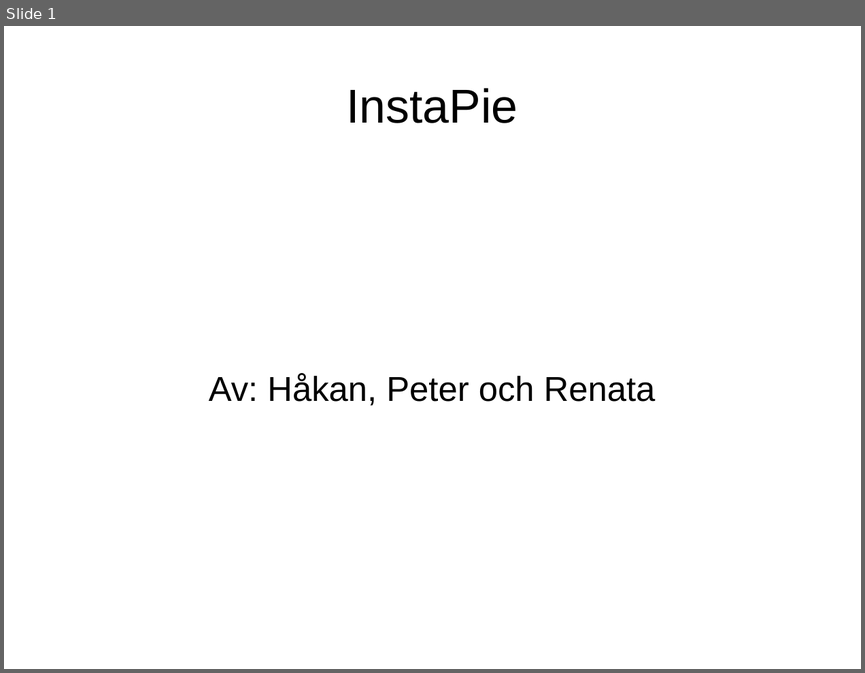
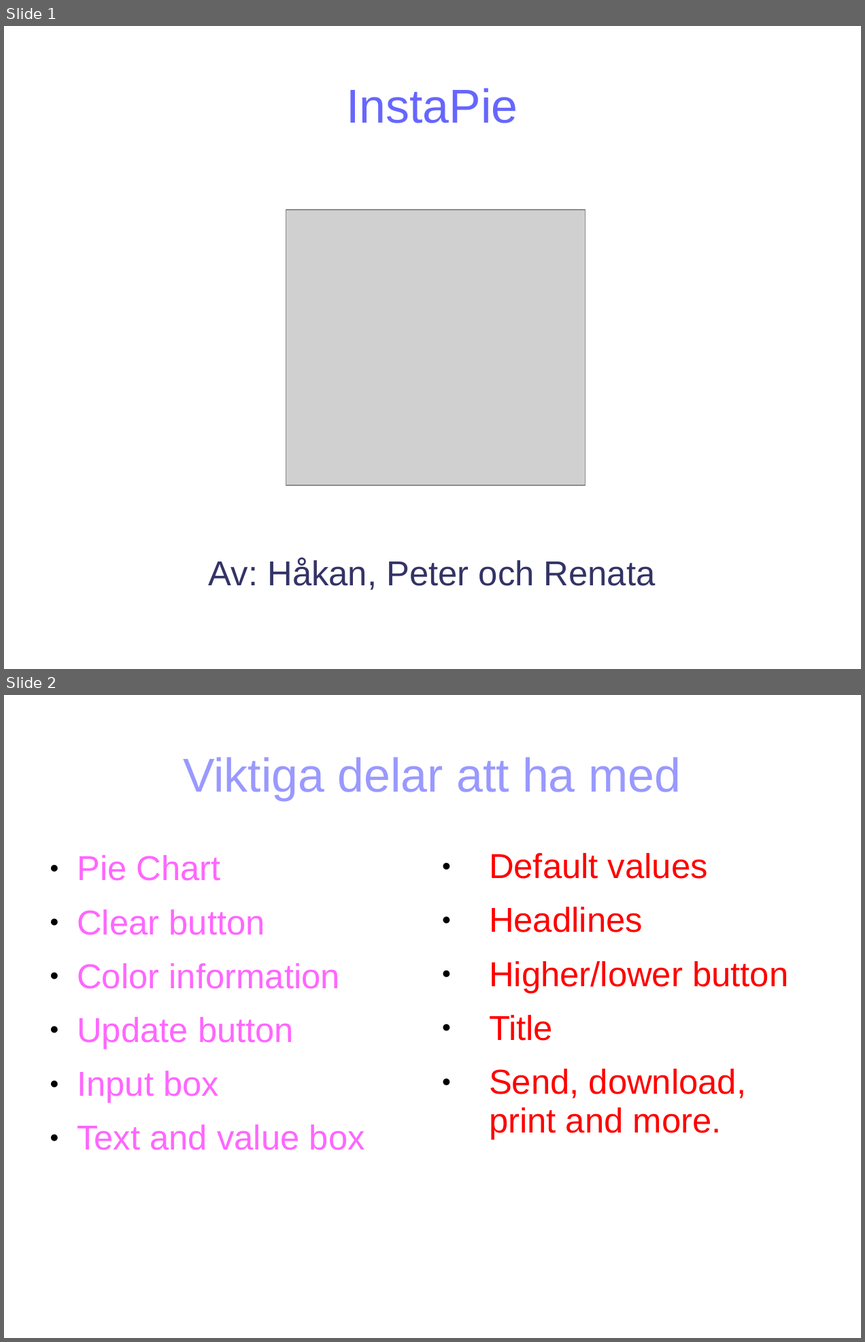
Before and after one commit to HakanHallberg/InstaPie, a slide deck: InstaPie.ppt. Shown one above the other, each under a label of ours: slide 1 before the commit, slides 1 and 2 after it. The pictures are 865x673 and 865x1342 pixels, drawn with LibreOffice and Linux fonts; fonts in the diff are those of the drawing; grey boxes stand for pictures; background and template pictures are left out. Boxes give left, top, right and bottom in pixels: in the first picture for what was removed or moved away, otherwise in the second. Text is boxed around its words. In the diff, an @@ line names an element or a change of style, - is before the commit and + after.

```diff
--- a/InstaPie.ppt
+++ b/InstaPie.ppt
@@ slide 2 added at bbox=[4, 695, 861, 1338], background picture (left out) @@
@@ title added at bbox=[183, 757, 681, 800], 44 pt, text #9999FF @@
+Viktiga delar att ha med
@@ text added at bbox=[77, 855, 365, 1150], 32 pt, text #FF66FF @@
+● Pie Chart
+● Clear button
+● Color information
+● Update button
+● Input box
+● Text and value box
@@ text added at bbox=[489, 853, 788, 1139], 32 pt, text #FF0000 @@
+● Default values
+● Headlines
+● Higher/lower button
+● Title
+● Send, download, print and more.
@@ slide 1 changed as well @@
@@ title "InstaPie" at bbox=[346, 88, 517, 123]: text colour #000000 to #6666FF @@
@@ picture added at bbox=[286, 210, 585, 485] @@
@@ subtitle "Av: Håkan, Peter och Renata": place and size @@
-subtitle "Av: Håkan, Peter och Renata" at bbox=[209, 373, 655, 405]
+subtitle "Av: Håkan, Peter och Renata" at bbox=[209, 558, 655, 590]
@@ subtitle "Av: Håkan, Peter och Renata" at bbox=[209, 558, 655, 590]: text colour #000000 to #333366 @@
```
Also in this commit, not shown: 3 other slides added.
